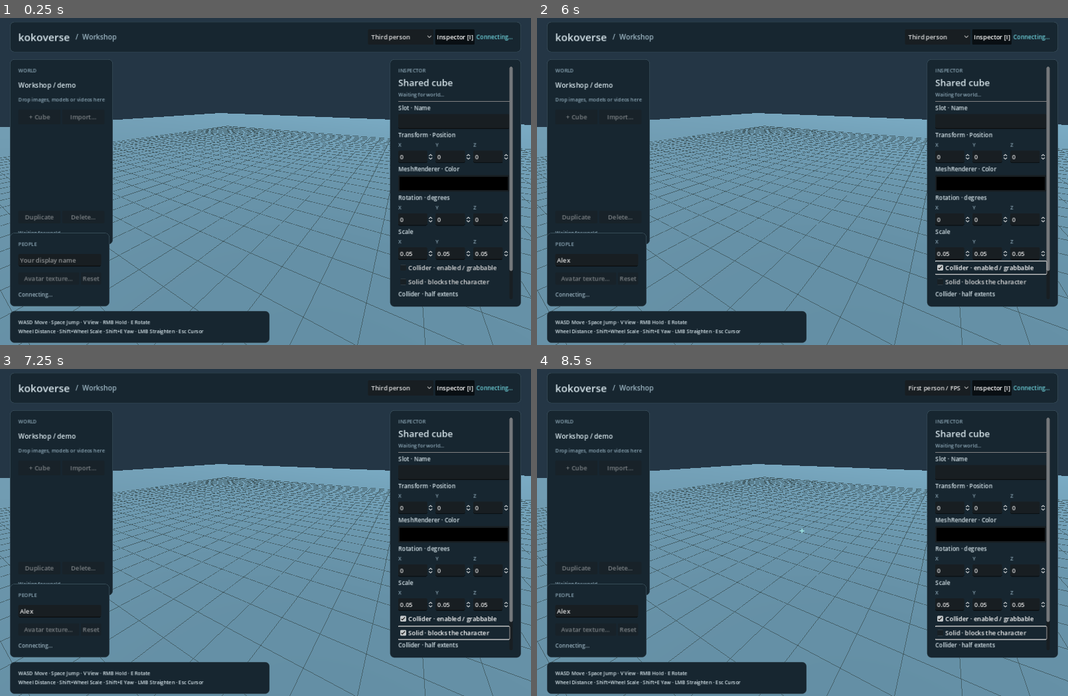
Above: before the commit, frames 1-4 (two rows, left to right).
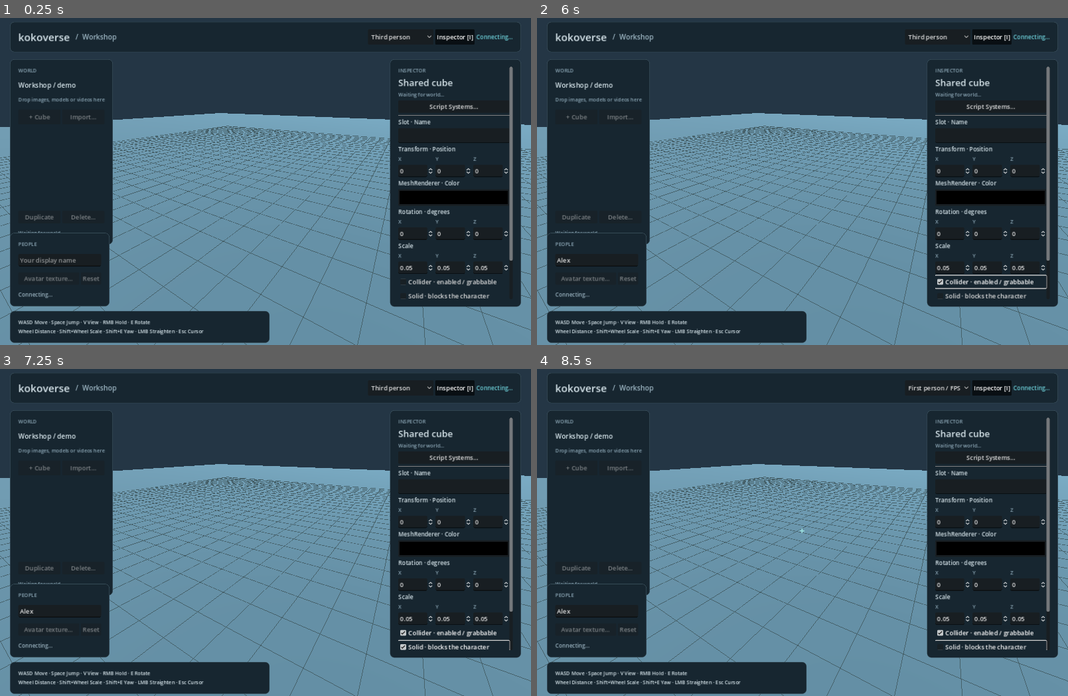
Above: after the commit, the same moments.

Repository: HutsuNoNingen/tukurium
Game: Godot game, scene res://main.tscn
Two runs of this game, one before a commit and one after it. Both use one fixed random seed, a clock stepped at 60 frames per second and the inputs below.
Inputs (mouse positions are in pixels of both pictures, inside the frame that each line leads up to):
- Up to frame 1 (0.25 s): no input
- Up to frame 2 (6 s): click (595, 259) at 0.52 s; type "Alex" at 0.6 s; click "Third person" at 1.25 s; click "Inspector [I]" at 2 s; tap Enter at 2.75, 4.25 s; move the mouse to (919, 161) at 2.77 s; hold D (move_right) 2.78-3.5 s; hold E (grab_rotate) 2.78-3.5 s; click (919, 161) at 2.92 s; tap Space (jump) at 3.02, 3.5 s; drag from (696, 194) to (775, 246) at 3.52 s; move the mouse to (855, 106) at 4.27 s; hold D (move_right) 4.28-5 s; tap I at 4.35 s; click (855, 106) at 4.42 s; click (988, 106) at 5 s, where only the run after the commit has a clickable "Script Systems…"; click "Collider · enabled / grabbable" at 5.75 s
- Up to frame 3 (7.25 s): click "Solid · blocks the character" at 6.5 s
- Up to frame 4 (8.5 s): tap Space (jump) at 7.25, 8.27 s; drag from (775, 597) to (643, 480) at 7.27 s; tap Enter at 8 s; move the mouse to (961, 578) at 8.02 s; hold A (move_left) from 8.03 s (still down); tap V at 8.1 s; click (961, 578) at 8.17 s

The runs differ from the first frame. In frame 1, 3.6% of the frame differs, in the area x 75-97%, y 25-86%; in frame 2, 4.0%; in frame 3, 3.9%; in frame 4, 3.9%.

Commit message:
Add in-world Luau editor, shared parameters and UGC integration coverage

Diff:
--- a/client-godot/main.gd
+++ b/client-godot/main.gd
@@ -4,6 +4,11 @@
 const AVATAR = preload("res://avatar.gd")
 const TRANSLATION_GIZMO = preload("res://translation_gizmo.gd")
 const ASSET_IMPORTER = preload("res://asset_importer.gd")
+const SCRIPT_EDITOR = preload("res://script_editor.gd")
+var script_editor = SCRIPT_EDITOR.new()
+var script_templates: Array = []
+var script_statuses: Array = []
+var world_tree_signature := ""
 var asset_importer = ASSET_IMPORTER.new()
 var video_controls: VBoxContainer
 var avatar_button: Button
@@ -342,6 +347,13 @@
 	inspector.add_child(object_label)
 	revision_label = label("Waiting for world…", 12, Color("8ca7b6"))
 	inspector.add_child(revision_label)
+	var scripts_button := Button.new()
+	scripts_button.text = "Script Systems…"
+	scripts_button.pressed.connect(func():
+		if current.is_empty(): return
+		release_cursor()
+		script_editor.open(selected_id))
+	inspector.add_child(scripts_button)
 	inspector.add_child(HSeparator.new())
 	inspector.add_child(label("Slot · Name", 14))
 	name_input = LineEdit.new()
@@ -441,6 +453,7 @@
 	help.get_parent().anchor_top = 1.0
 	help.get_parent().anchor_bottom = 1.0
 	help.add_child(label("WASD Move · Space Jump · V View · RMB Hold · E Rotate\nWheel Distance · Shift+Wheel Scale · Shift+E Yaw · LMB Straighten · Esc Cursor", 12))
+	script_editor.setup(self)
 
 func add_vector_editor(parent: Node, title: String, field_id: String, minimum: float, maximum: float, step: float) -> Array[SpinBox]:
 	parent.add_child(label(title,14))
@@ -700,6 +713,7 @@
 	retry_at = Time.get_ticks_msec() + 2000
 
 func disconnect_engine(message: String) -> void:
+	script_editor.disconnected()
 	avatar_restore_started = false
 	reset_media_clock()
 	asset_importer.disconnected()
@@ -859,6 +873,7 @@
 	filling = false
 
 func _process(delta: float) -> void:
+	script_editor.tick()
 	tcp.poll()
 	var state := tcp.get_status()
 	if state == StreamPeerTCP.STATUS_CONNECTED:
@@ -971,6 +986,9 @@
 	match body.get("kind"):
 		"clock_pong":
 			accept_clock(body)
+		"script_statuses":
+			script_statuses = body.statuses
+			script_editor.refresh()
 		"interaction_rays":
 			interaction_rays = body.rays
 			aiming_at_collider = false
@@ -1022,13 +1040,17 @@
 			people_label.text = "\n".join(names)
 		"snapshot":
 			editable = body.editable
+			script_templates = body.get("script_templates", [])
+			script_statuses = body.get("script_statuses", [])
 			DisplayServer.window_set_title("Kokoverse Workshop — " + str(body.role).capitalize())
 			status_label.text = ("Host" if body.role == "host" else "Guest") + (" · Connected" if editable else " · Waiting for host")
 			apply_snapshot(body.snapshot)
+			script_editor.refresh()
 		"status":
 			status_label.text = body.message
 			editable = body.editable
 			if not editable:
+				script_editor.disconnected()
 				avatar_restore_started = false
 				reset_media_clock()
 				set_remote_previews([])
@@ -1040,6 +1062,9 @@
 				inspector_edits.clear()
 				dirty.clear()
 		"result":
+			if script_editor.receive_result(body):
+				if body.has("snapshot"): apply_snapshot(body.snapshot)
+				return
 			if pending_action == "gizmo": restore_gizmo_visual()
 			pending = false
 			if pending_action == "edit" and not pending_edit.is_empty():
@@ -1175,6 +1200,15 @@
 	refresh_fields()
 
 func rebuild_tree() -> void:
+	var entries: Array = []
+	for id in objects:
+		var name := "Cube"
+		for field in objects[id].fields:
+			if field.id == "name": name = field.value
+		entries.append([id, name])
+	var signature := JSON.stringify([selected_id, entries])
+	if signature == world_tree_signature: return
+	world_tree_signature = signature
 	for node in tree_objects.get_children():
 		tree_objects.remove_child(node)
 		node.queue_free()
@@ -1298,7 +1332,9 @@
 		var query := PhysicsRayQueryParameters3D.create(origin, origin + camera.project_ray_normal(event.position) * 5000)
 		var hit := get_world_3d().direct_space_state.intersect_ray(query)
 		if not hit.is_empty() and hit.collider.has_meta("object_id"):
-			select_object(str(hit.collider.get_meta("object_id")))
+			var hit_id := str(hit.collider.get_meta("object_id"))
+			select_object(hit_id)
+			script_editor.interact(hit_id)
 	if event is InputEventKey and event.keycode == KEY_F and event.pressed: focus_selected()
 	if event is InputEventKey and event.keycode == KEY_V and event.pressed: set_view_mode((view_mode.selected + 1) % 3)
 	if event is InputEventKey and event.keycode == KEY_SPACE and event.pressed and not event.echo: try_jump()
--- /dev/null
+++ b/client-godot/script_editor.gd
@@ -0,0 +1,350 @@
+extends RefCounted
+
+var app
+var window: Window
+var object_title: Label
+var scripts: OptionButton
+var templates: OptionButton
+var code: CodeEdit
+var parameters: VBoxContainer
+var enabled: CheckBox
+var feedback: Label
+var apply_button: Button
+var reload_button: Button
+var attach_button: Button
+var remove_button: Button
+var click_button: Button
+var parameter_controls: Dictionary = {}
+var target := ""
+var selected := ""
+var pending_id := ""
+var pending_action := ""
+var filling := false
+var source_dirty := false
+var base_revision := ""
+var config_signature := ""
+var list_signature := ""
+var queued_parameters: Dictionary = {}
+var flush_at := 0
+var last_error := ""
+
+func setup(owner) -> void:
+	app = owner
+	window = Window.new()
+	window.title = "Script Systems · Luau"
+	window.min_size = Vector2i(720, 560)
+	window.size = Vector2i(920, 720)
+	window.close_requested.connect(window.hide)
+	app.add_child(window)
+	var margin := MarginContainer.new()
+	margin.set_anchors_and_offsets_preset(Control.PRESET_FULL_RECT)
+	for edge in ["left", "top", "right", "bottom"]: margin.add_theme_constant_override("margin_" + edge, 16)
+	window.add_child(margin)
+	var stack := VBoxContainer.new()
+	stack.add_theme_constant_override("separation", 10)
+	margin.add_child(stack)
+	object_title = Label.new()
+	object_title.add_theme_font_size_override("font_size", 20)
+	stack.add_child(object_title)
+	var row := HBoxContainer.new()
+	stack.add_child(row)
+	scripts = OptionButton.new()
+	scripts.size_flags_horizontal = Control.SIZE_EXPAND_FILL
+	scripts.item_selected.connect(func(index):
+		if source_dirty:
+			feedback.text = "Apply the draft or Reload before changing components."
+			for i in scripts.item_count:
+				if scripts.get_item_metadata(i) == selected: scripts.select(i)
+			return
+		selected = str(scripts.get_item_metadata(index))
+		config_signature = ""
+		refresh())
+	row.add_child(scripts)
+	enabled = CheckBox.new()
+	enabled.text = "Run on host"
+	enabled.toggled.connect(func(value):
+		if not filling: update_component(false, value))
+	row.add_child(enabled)
+	remove_button = Button.new()
+	remove_button.text = "Remove"
+	remove_button.pressed.connect(remove_component)
+	row.add_child(remove_button)
+	var create_row := HBoxContainer.new()
+	stack.add_child(create_row)
+	templates = OptionButton.new()
+	templates.size_flags_horizontal = Control.SIZE_EXPAND_FILL
+	create_row.add_child(templates)
+	attach_button = Button.new()
+	attach_button.text = "+ Add component"
+	attach_button.pressed.connect(func(): add_template(templates.selected))
+	create_row.add_child(attach_button)
+	var description := Label.new()
+	description.text = "Edit Luau here. Public fields appear below. Changes run on the host and sync to everyone."
+	description.autowrap_mode = TextServer.AUTOWRAP_WORD_SMART
+	stack.add_child(description)
+	code = CodeEdit.new()
+	code.size_flags_vertical = Control.SIZE_EXPAND_FILL
+	code.custom_minimum_size.y = 250
+	code.gutters_draw_line_numbers = true
+	code.indent_size = 4
+	var highlighter := CodeHighlighter.new()
+	for keyword in ["return", "function", "end", "local", "for", "in", "do", "if", "then", "else", "elseif", "while", "not", "and", "or", "true", "false", "nil"]:
+		highlighter.add_keyword_color(keyword, Color("b6a5ff"))
+	highlighter.add_color_region("--", "", Color("7e9b8a"), true)
+	highlighter.add_color_region("\"", "\"", Color("d6bb87"))
+	highlighter.add_color_region("'", "'", Color("d6bb87"))
+	highlighter.number_color = Color("82d9d0")
+	highlighter.function_color = Color("c6dce5")
+	highlighter.member_variable_color = Color("c6dce5")
+	highlighter.symbol_color = Color("9eb5c0")
+	code.syntax_highlighter = highlighter
+	code.text_changed.connect(func():
+		if not filling:
+			source_dirty = true
+			feedback.text = "Draft · Apply / restart to run this code. Fields reset to their defaults when code changes."
+			refresh_buttons())
+	stack.add_child(code)
+	var scroll := ScrollContainer.new()
+	scroll.custom_minimum_size.y = 120
+	stack.add_child(scroll)
+	parameters = VBoxContainer.new()
+	parameters.size_flags_horizontal = Control.SIZE_EXPAND_FILL
+	scroll.add_child(parameters)
+	feedback = Label.new()
+	feedback.autowrap_mode = TextServer.AUTOWRAP_WORD_SMART
+	feedback.custom_minimum_size.y = 48
+	stack.add_child(feedback)
+	var actions := HBoxContainer.new()
+	stack.add_child(actions)
+	apply_button = Button.new()
+	apply_button.text = "Apply / restart"
+	apply_button.pressed.connect(func(): update_component(true, enabled.button_pressed))
+	actions.add_child(apply_button)
+	reload_button = Button.new()
+	reload_button.text = "Reload shared code"
+	reload_button.pressed.connect(func():
+		source_dirty = false
+		queued_parameters.clear()
+		config_signature = ""
+		last_error = ""
+		feedback.text = "Loaded shared component."
+		refresh())
+	actions.add_child(reload_button)
+	click_button = Button.new()
+	click_button.text = "Test click"
+	click_button.pressed.connect(func(): interact(target))
+	actions.add_child(click_button)
+	window.hide()
+
+func open(id: String) -> void:
+	if target != id:
+		target = id
+		selected = ""
+		source_dirty = false
+		config_signature = ""
+		list_signature = ""
+		queued_parameters.clear()
+	refresh()
+	window.popup_centered(Vector2i(920, 720))
+
+func current_script() -> Dictionary:
+	for component in app.objects.get(target, {}).get("scripts", []):
+		if component.id == selected: return component
+	return {}
+
+func send_action(action: Dictionary) -> void:
+	if not app.editable or not pending_id.is_empty() or not app.objects.has(target): return
+	pending_id = "script-%d-%d" % [Time.get_ticks_usec(), randi()]
+	pending_action = action.action
+	action.command_id = pending_id
+	action.target = app.address_of(app.objects[target])
+	app.queue_message({"kind":"script", "command":action})
+	feedback.text = "Waiting for host…"
+	refresh_buttons()
+
+func add_template(index: int) -> void:
+	if index < 0 or index >= app.script_templates.size(): return
+	send_action({"action":"attach", "source":app.script_templates[index].source})
+
+func remove_component() -> void:
+	var component := current_script()
+	if component.is_empty(): return
+	send_action({"action":"remove", "script_id":component.id, "expected_revision":component.revision})
+
+func update_component(apply_code: bool, run: bool) -> void:
+	var component := current_script()
+	if component.is_empty(): return
+	var source: String = code.text if apply_code else component.source
+	if source.to_utf8_buffer().size() > 8192:
+		feedback.text = "Code exceeds 8192 bytes."
+		return
+	var changed_source: bool = apply_code and source != component.source
+	var values: Dictionary = {} if changed_source else component.parameters.duplicate(true)
+	values.merge(queued_parameters, true)
+	queued_parameters.clear()
+	send_action({"action":"update", "script_id":component.id,
+		"expected_revision":base_revision if changed_source else component.revision,
+		"source":source, "enabled":run, "parameters":values})
+
+func queue_parameter(id: String, value: Variant) -> void:
+	if filling or source_dirty: return
+	queued_parameters[id] = value
+	flush_at = Time.get_ticks_msec() + 180
+
+func tick() -> void:
+	if not queued_parameters.is_empty() and pending_id.is_empty() and Time.get_ticks_msec() >= flush_at:
+		update_component(false, enabled.button_pressed)
+
+func disconnected() -> void:
+	if not pending_id.is_empty(): feedback.text = "Connection interrupted. Review the shared component before retrying."
+	pending_id = ""
+	queued_parameters.clear()
+	refresh_buttons()
+
+func receive_result(body: Dictionary) -> bool:
+	if pending_id.is_empty() or body.get("command_id", "") != pending_id: return false
+	pending_id = ""
+	if body.ok:
+		if pending_action == "attach":
+			selected = ""
+			list_signature = ""
+		source_dirty = false
+		config_signature = ""
+		last_error = ""
+		feedback.text = "Shared component updated."
+	else:
+		feedback.text = body.get("message", "Script edit rejected.")
+	pending_action = ""
+	refresh()
+	return true
+
+func refresh() -> void:
+	if window == null: return
+	var object: Dictionary = app.objects.get(target, {})
+	object_title.text = "No object selected"
+	if not object.is_empty():
+		for field in object.fields:
+			if field.id == "name": object_title.text = str(field.value)
+	var components: Array = object.get("scripts", [])
+	var signature := ""
+	for component in components: signature += component.id + component.schema.name
+	filling = true
+	if signature != list_signature:
+		list_signature = signature
+		scripts.clear()
+		for component in components:
+			scripts.add_item(component.schema.name)
+			scripts.set_item_metadata(scripts.item_count - 1, component.id)
+		if not components.any(func(c): return c.id == selected):
+			selected = str(components.back().id) if not components.is_empty() else ""
+			config_signature = ""
+		for i in scripts.item_count:
+			if scripts.get_item_metadata(i) == selected: scripts.select(i)
+	if templates.item_count != app.script_templates.size():
+		templates.clear()
+		for template in app.script_templates: templates.add_item(template.name)
+	var component := current_script()
+	if component.is_empty():
+		source_dirty = false
+		code.text = "Add a component template to begin."
+		clear_parameters()
+	elif config_signature != component.id + component.revision:
+		if not source_dirty:
+			config_signature = component.id + component.revision
+			base_revision = component.revision
+			code.text = component.source
+			enabled.button_pressed = component.enabled
+			build_parameters(component)
+		elif component.revision != base_revision:
+			feedback.text = "Shared code changed while this draft was open. Reload before retrying."
+	for status in app.script_statuses:
+		if status.script_id == selected and status.get("error") is String and status.error != last_error:
+			last_error = status.error
+			feedback.text = "Script stopped: " + status.error
+	filling = false
+	refresh_buttons()
+
+func clear_parameters() -> void:
+	parameter_controls.clear()
+	for child in parameters.get_children():
+		parameters.remove_child(child)
+		child.queue_free()
+
+func build_parameters(component: Dictionary) -> void:
+	clear_parameters()
+	for field in component.schema.fields:
+		var row := HBoxContainer.new()
+		parameters.add_child(row)
+		var title := Label.new()
+		title.text = field.label
+		title.custom_minimum_size.x = 160
+		row.add_child(title)
+		var value: Variant = component.parameters[field.id]
+		match field.value_type:
+			"number":
+				var spin := SpinBox.new()
+				spin.min_value = float(field.min) if field.min != null else -1000000000
+				spin.max_value = float(field.max) if field.max != null else 1000000000
+				spin.step = 0.1
+				spin.value = value
+				spin.size_flags_horizontal = Control.SIZE_EXPAND_FILL
+				spin.value_changed.connect(func(v): queue_parameter(field.id, v))
+				row.add_child(spin)
+				parameter_controls[field.id] = spin
+			"bool":
+				var check := CheckBox.new()
+				check.button_pressed = value
+				check.toggled.connect(func(v): queue_parameter(field.id, v))
+				row.add_child(check)
+				parameter_controls[field.id] = check
+			"string":
+				var input := LineEdit.new()
+				input.text = value
+				input.max_length = 512
+				input.size_flags_horizontal = Control.SIZE_EXPAND_FILL
+				input.text_changed.connect(func(v): queue_parameter(field.id, v))
+				row.add_child(input)
+				parameter_controls[field.id] = input
+			"color":
+				var picker := ColorPickerButton.new()
+				picker.color = Color(value[0], value[1], value[2], value[3])
+				picker.custom_minimum_size.x = 160
+				picker.color_changed.connect(func(c): queue_parameter(field.id, [c.r, c.g, c.b, c.a]))
+				row.add_child(picker)
+				parameter_controls[field.id] = picker
+			"vec3":
+				var values: Array[SpinBox] = []
+				for i in range(3):
+					var spin := SpinBox.new()
+					spin.min_value = -1000000000
+					spin.max_value = 1000000000
+					spin.step = 0.01
+					spin.value = value[i]
+					values.append(spin)
+					spin.value_changed.connect(func(_v): queue_parameter(field.id, [values[0].value, values[1].value, values[2].value]))
+					row.add_child(spin)
+				parameter_controls[field.id] = values
+
+func refresh_buttons() -> void:
+	var ready: bool = app.editable and pending_id.is_empty() and app.objects.has(target)
+	var component := current_script()
+	attach_button.disabled = not ready or source_dirty
+	apply_button.disabled = not ready or component.is_empty()
+	remove_button.disabled = not ready or component.is_empty() or source_dirty
+	enabled.disabled = not ready or component.is_empty() or source_dirty
+	code.editable = ready and not component.is_empty()
+	parameters.mouse_filter = Control.MOUSE_FILTER_STOP if source_dirty else Control.MOUSE_FILTER_PASS
+	parameters.modulate.a = 0.5 if source_dirty else 1.0
+	for control in parameter_controls.values():
+		if control is SpinBox or control is LineEdit: control.editable = ready and not source_dirty
+		elif control is BaseButton: control.disabled = not ready or source_dirty
+		elif control is Array:
+			for spin in control: spin.editable = ready and not source_dirty
+	click_button.disabled = not ready or component.is_empty() or not component.get("schema", {}).get("has_interact", false)
+
+func interact(id: String) -> void:
+	if not app.editable or not app.objects.has(id): return
+	var object: Dictionary = app.objects[id]
+	if object.get("collider") == null: return
+	if not object.get("scripts", []).any(func(c): return c.enabled and c.schema.has_interact): return
+	app.queue_message({"kind":"script", "command":{"command_id":"interact-%d-%d" % [Time.get_ticks_usec(), randi()], "target":app.address_of(object), "action":"interact"}})
--- /dev/null
+++ b/client-godot/script_smoke.gd
@@ -0,0 +1,69 @@
+extends SceneTree
+
+func _initialize() -> void:
+	call_deferred("run")
+
+func check_until(test: Callable, message: String, count: int = 300) -> bool:
+	for _i in count:
+		await create_timer(0.025).timeout
+		if test.call(): return true
+	push_error(message)
+	return false
+
+func run() -> void:
+	var scene = load("res://main.tscn").instantiate()
+	root.add_child(scene)
+	if not await check_until(func(): return scene.editable and not scene.current.is_empty(), "UGC scene not connected"): quit(1); return
+	var id: String = scene.selected_id
+	var editor = scene.script_editor
+	editor.open(id)
+	editor.add_template(0)
+	if not await check_until(func(): return scene.objects[id].get("scripts", []).size() == 1 and editor.pending_id.is_empty(), "Add script failed"):
+		print("EDITOR DEBUG ", editor.feedback.text, " pending=", editor.pending_id, " templates=", scene.script_templates.size(), " world=", scene.objects[id].get("scripts", []), " outgoing=",scene.outgoing.size()," frames=",scene.frames," connected=",scene.connected)
+		quit(1); return
+	var first_rotation: Array = scene.objects[id].world_rotation.duplicate()
+	if not await check_until(func(): return scene.objects[id].world_rotation != first_rotation, "Luau did not rotate object"): quit(1); return
+	editor.code.text = editor.code.text.replace("default = 45", "default = 90")
+	editor.apply_button.pressed.emit()
+	if not await check_until(func(): return scene.objects[id].scripts[0].parameters.speed == 90 and editor.pending_id.is_empty(), "Edited Luau did not execute"):
+		print("EDIT DEBUG ",editor.feedback.text," pending=",editor.pending_id," component=",scene.objects[id].scripts[0])
+		quit(1); return
+	editor.parameter_controls.speed.value = 120
+	if not await check_until(func(): return scene.objects[id].scripts[0].parameters.speed == 120 and editor.pending_id.is_empty(), "Public field did not auto-sync"): quit(1); return
+	editor.enabled.button_pressed = false
+	if not await check_until(func(): return not scene.objects[id].scripts[0].enabled and editor.pending_id.is_empty(), "Pause script failed"): quit(1); return
+	await create_timer(0.15).timeout
+	first_rotation = scene.objects[id].world_rotation.duplicate()
+	await create_timer(0.2).timeout
+	if scene.objects[id].world_rotation != first_rotation: push_error("Disabled script still runs"); quit(1); return
+	editor.add_template(1)
+	if not await check_until(func(): return scene.objects[id].scripts.size() == 2 and editor.pending_id.is_empty(), "Second script missing"): quit(1); return
+	editor.click_button.pressed.emit()
+	if not await check_until(func(): return scene.objects[id].scripts[1].state.get("active", false), "Click callback did not run"): quit(1); return
+	var tint: Color = scene.render_nodes[id].material_override.albedo_color
+	if not tint.is_equal_approx(Color(1, 0.3, 0.1, 1)): push_error("Click color did not reach renderer"); quit(1); return
+	scene.gizmo.clear_target()
+	var click := InputEventMouseButton.new()
+	click.button_index = MOUSE_BUTTON_LEFT
+	click.pressed = true
+	click.position = scene.camera.unproject_position(scene.render_nodes[id].global_position)
+	scene._unhandled_input(click)
+	if not await check_until(func(): return not scene.objects[id].scripts[1].state.get("active", true), "World click did not invoke script"): quit(1); return
+	editor.click_button.pressed.emit()
+	if not await check_until(func(): return scene.objects[id].scripts[1].state.get("active", false), "Second click did not run"): quit(1); return
+	var valid_source: String = scene.objects[id].scripts[1].source
+	editor.code.text = "return { invalid source"
+	editor.apply_button.pressed.emit()
+	if not await check_until(func(): return editor.pending_id.is_empty(), "Invalid code response missing"): quit(1); return
+	if scene.objects[id].scripts[1].source != valid_source: push_error("Invalid code replaced working script"); quit(1); return
+	editor.reload_button.pressed.emit()
+	var screenshot := ""
+	for arg in OS.get_cmdline_user_args():
+		if arg.begins_with("--screenshot="): screenshot = arg.trim_prefix("--screenshot=")
+	if not screenshot.is_empty():
+		await create_timer(0.3).timeout
+		var image: Image = editor.window.get_texture().get_image()
+		if image.is_empty(): push_error("No script editor screenshot"); quit(1); return
+		image.save_png(screenshot)
+	print("SCRIPT EDITOR SMOKE PASS")
+	quit(0)
Not shown, added: client-godot/script_editor.gd.uid
Not shown, changed: crates/core/src/scripting.rs
Not shown, changed: crates/core/src/systems.rs
Not shown, changed: distribution/README.txt
Not shown, changed: docs/ugc-scripting.md
Not shown, changed: scripts/package.ps1
